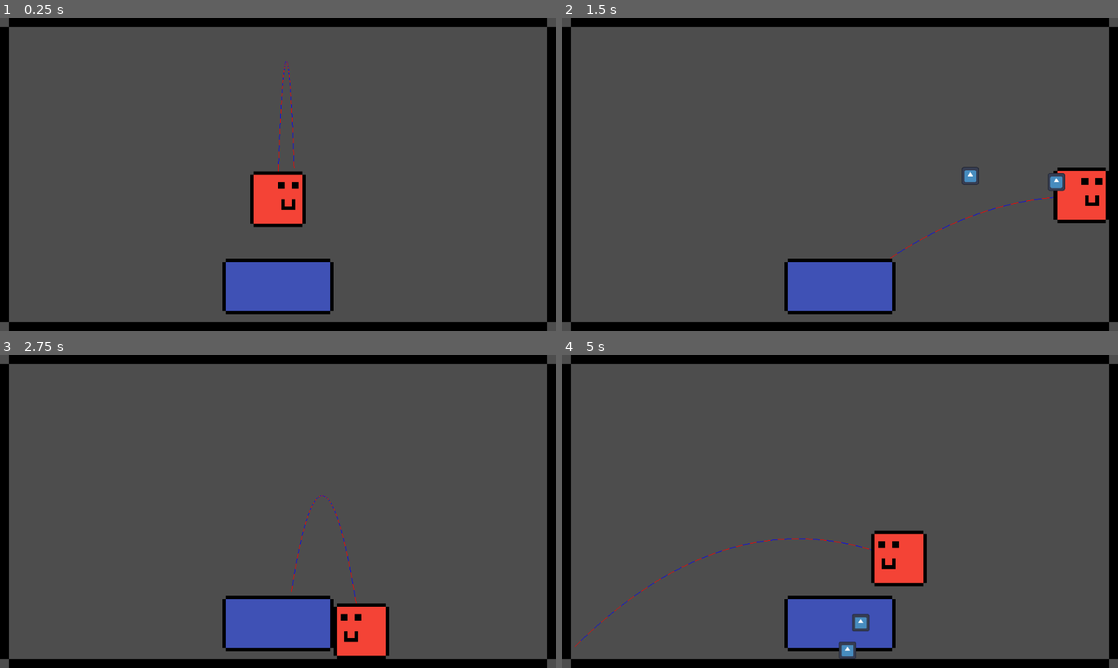
Above: before the commit, frames 1-4 (two rows, left to right).
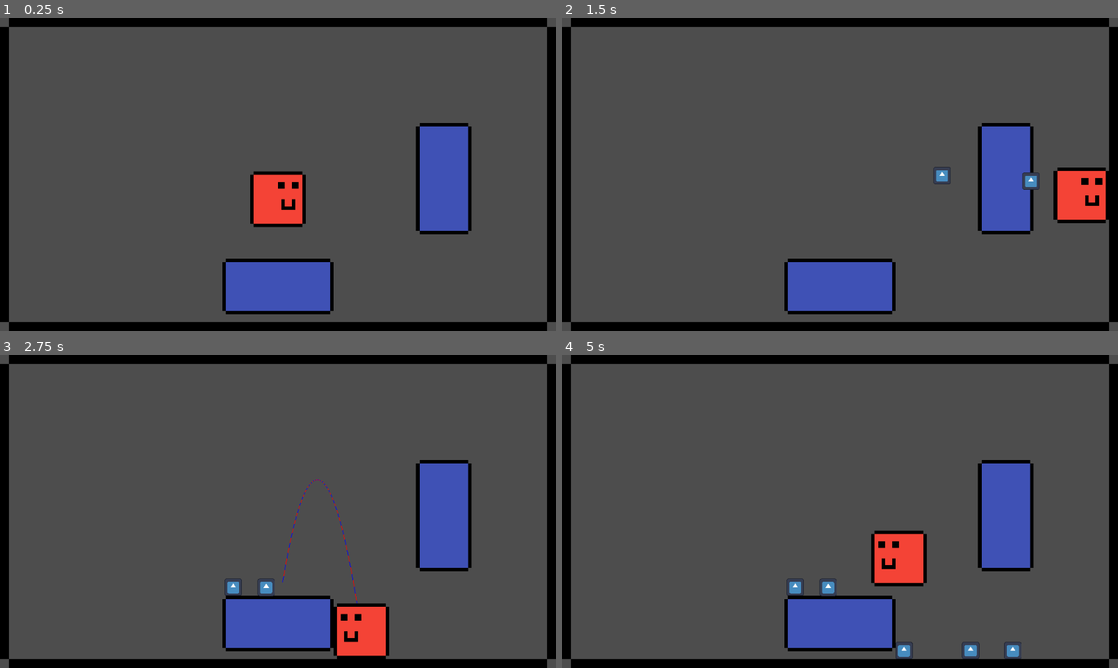
Above: after the commit, the same moments.

Repository: Curtis-McCartney/weekly-jam--2
Game: Godot game, scene res://Scenes/main.tscn
Same seed, same stepped clock (60 frames per second), same inputs: the game is played once before the commit and once after it. The engine's default icon, where the game draws it, is replaced by a stand-in: a white triangle on a blue panel in a dark square.
Inputs (mouse positions are in pixels of both pictures, inside the frame that each line leads up to):
- Up to frame 1 (0.25 s): no input
- Up to frame 2 (1.5 s): move the mouse to (962, 158) at 0.52 s; press the mouse at (962, 158) at 0.53 s; hold D (Move_Right) from 0.53 s (still down); tap Space (Jump) at 0.77 s; move the mouse to (728, 190) at 1.27 s; release the mouse at (728, 190) at 1.28 s; click (728, 190) at 1.35 s
- Up to frame 3 (2.75 s): tap Space (Jump) at 1.52 s; move the mouse to (333, 442) at 2.02 s; release D (Move_Right) at 2.03 s; press the mouse at (333, 442) at 2.03 s; hold A (Move_Left) from 2.03 s (still down)
- Up to frame 4 (5 s): move the mouse to (812, 574) at 2.77 s; release A (Move_Left) at 2.78 s; release the mouse at (812, 574) at 2.78 s; hold D (Move_Right) 2.78-4.28 s; click (812, 574) at 2.85 s; tap Space (Jump) at 3.02, 3.77, 4.52 s; move the mouse to (1006, 558) at 3.52 s; press the mouse at (1006, 558) at 3.53 s; tap Enter at 4.25 s; move the mouse to (673, 464) at 4.27 s; release the mouse at (673, 464) at 4.28 s; hold A (Move_Left) from 4.28 s (still down); click (673, 464) at 4.35 s

The runs differ from the first frame. In frame 1, 3.7% of the frame differs, in the area x 50-85%, y 13-70%; in frame 2, 4.0%; in frame 3, 4.0%; in frame 4, 4.6%, in the area x 2-85%, y 33-98%.

Commit message:
Add color-based collision logic for walls, player, and paint pots
Introduced enums for paint colors and added scripts to handle color-based collision layers and masks for platforms, paint pots, and the player. Updated scenes to use new scripts and properties, and adjusted paint pot spawner logic to support color assignment and trajectory visualization. Also updated project settings to name physics layers for colored walls.

Diff:
--- a/Scenes/double_platform.tscn
+++ b/Scenes/double_platform.tscn
@@ -1,6 +1,7 @@
-[gd_scene load_steps=7 format=3 uid="uid://e4p7ammoag8a"]
+[gd_scene load_steps=8 format=3 uid="uid://e4p7ammoag8a"]
 
 [ext_resource type="Texture2D" uid="uid://cw5mhf6njao06" path="res://Assets/double_platform_spritesheet.png" id="1_7cd1g"]
+[ext_resource type="Script" uid="uid://dw1voxlmilgk6" path="res://Scripts/double_platform.gd" id="1_akck2"]
 
 [sub_resource type="AtlasTexture" id="AtlasTexture_n5262"]
 atlas = ExtResource("1_7cd1g")
@@ -44,7 +45,14 @@
 [sub_resource type="RectangleShape2D" id="RectangleShape2D_mrs20"]
 size = Vector2(128, 64)
 
-[node name="Double_Platform" type="StaticBody2D"]
+[node name="Platform" type="RigidBody2D"]
+collision_layer = 0
+collision_mask = 0
+mass = 0.001
+gravity_scale = 0.0
+contact_monitor = true
+max_contacts_reported = 5
+script = ExtResource("1_akck2")
 
 [node name="AnimatedSprite2D" type="AnimatedSprite2D" parent="."]
 sprite_frames = SubResource("SpriteFrames_h2w5h")
@@ -52,3 +60,5 @@
 
 [node name="CollisionShape2D" type="CollisionShape2D" parent="."]
 shape = SubResource("RectangleShape2D_mrs20")
+
+[connection signal="body_entered" from="." to="." method="_on_body_entered"]
--- a/Scenes/main.tscn
+++ b/Scenes/main.tscn
@@ -11,8 +11,16 @@
 position_smoothing_enabled = true
 
 [node name="Player" parent="." instance=ExtResource("1_jjgbg")]
+collision_layer = 0
+currently_held_paint_can = 1
 
 [node name="World_Border" parent="." instance=ExtResource("2_8gbba")]
 
 [node name="Double_Platform" parent="." instance=ExtResource("3_jjvhh")]
 position = Vector2(0, 129)
+wall_colour = 2
+
+[node name="Double_Platform2" parent="." instance=ExtResource("3_jjvhh")]
+position = Vector2(191, 5)
+rotation = -1.57079
+wall_colour = 1
--- a/Scenes/paint_pot.tscn
+++ b/Scenes/paint_pot.tscn
@@ -5,10 +5,12 @@
 
 [sub_resource type="RectangleShape2D" id="RectangleShape2D_vhnaa"]
 
-[node name="Paint_Pot" type="RigidBody2D"]
+[node name="Paint_Pot" type="RigidBody2D" groups=["Paint_Pot"]]
 collision_layer = 0
 collision_mask = 0
 gravity_scale = 0.6
+contact_monitor = true
+max_contacts_reported = 5
 script = ExtResource("1_d6j7m")
 
 [node name="Paint_Pot_Sprite" type="Sprite2D" parent="."]
--- a/Scenes/player.tscn
+++ b/Scenes/player.tscn
@@ -51,10 +51,10 @@
 [node name="Player" type="CharacterBody2D" groups=["Player"]]
 script = ExtResource("1_cvnsp")
 
-[node name="Paint_Pot_Spawner" type="Node2D" parent="."]
-position = Vector2(-1, 1)
+[node name="Paint_Pot_Spawner" type="Node2D" parent="." node_paths=PackedStringArray("player")]
 script = ExtResource("2_fkybt")
-paint_can_speed = 450.0
+paint_can_speed = 475.0
+player = NodePath("..")
 
 [node name="Player_Animated_Sprite" type="AnimatedSprite2D" parent="."]
 unique_name_in_owner = true
--- /dev/null
+++ b/Scripts/double_platform.gd
@@ -0,0 +1,24 @@
+extends RigidBody2D
+
+@export var wall_colour: Enums.Paint_Colour
+
+# An all-purpose script for all type of wall
+func _ready() -> void:
+	#var MASK_BLACK_WALL := 1 << 0
+	var MASK_RED_WALL := 1 << 1
+	var MASK_BLUE_WALL := 1 << 2
+	var MASK_YELLOW_WALL := 1 << 3
+
+	match wall_colour:
+		Enums.Paint_Colour.RED:
+			#collision_mask = MASK_RED_WALL
+			collision_layer = MASK_RED_WALL
+		Enums.Paint_Colour.BLUE:
+			#collision_mask = MASK_BLUE_WALL
+			collision_layer = MASK_BLUE_WALL
+		Enums.Paint_Colour.YELLOW:
+			#collision_mask = MASK_YELLOW_WALL
+			collision_layer = MASK_YELLOW_WALL
+
+func _on_body_entered(body: Node) -> void:
+	print("Body entered")
--- /dev/null
+++ b/Scripts/enums.gd
@@ -0,0 +1,9 @@
+extends Node
+class_name Enums
+
+enum Paint_Colour {
+	NONE,
+	RED,
+	BLUE,
+	YELLOW
+}
--- a/Scripts/paint_pot.gd
+++ b/Scripts/paint_pot.gd
@@ -1,8 +1,21 @@
 extends RigidBody2D
 
-var thrown_direction: Vector2 = Vector2.ZERO
-var speed
+@export var paint_colour: Enums.Paint_Colour
 
+# An all-purpose script for all type of paint cans
 func _ready() -> void:
-	#linear_velocity = thrown_direction * speed
-	pass
+	var MASK_BLACK_WALL := 1 << 0
+	var MASK_RED_WALL := 1 << 1
+	var MASK_BLUE_WALL := 1 << 2
+	var MASK_YELLOW_WALL := 1 << 3
+
+	match paint_colour:
+		Enums.Paint_Colour.RED:
+			# Collides with everything except Red Wall
+			collision_mask = MASK_BLACK_WALL | MASK_BLUE_WALL | MASK_YELLOW_WALL
+		Enums.Paint_Colour.BLUE:
+			# Collides with everything except Blue Wall
+			collision_mask = MASK_BLACK_WALL | MASK_RED_WALL | MASK_YELLOW_WALL
+		Enums.Paint_Colour.YELLOW:
+			# Collides with everything except Yellow Wall
+			collision_mask = MASK_BLACK_WALL | MASK_RED_WALL | MASK_BLUE_WALL
--- a/Scripts/paint_pot_spawner.gd
+++ b/Scripts/paint_pot_spawner.gd
@@ -2,40 +2,50 @@
 
 @onready var paint_pot_scene: PackedScene = preload("res://Scenes/paint_pot.tscn")
 @export var paint_can_speed: float = 400.0
+@export var player: CharacterBody2D
 var pot_to_instantiate
 var pot_made: bool
+var show_trajectory := false
+var cached_trajectory_dir := Vector2.ZERO
 
 func _ready() -> void:
 	pot_made = false
 
 func _process(_delta: float) -> void:
-	queue_redraw()
 	if Input.is_action_pressed("Mouse_Click"):
+		show_trajectory = true
 		ready_paint_pot()
-	if Input.is_action_just_released("Mouse_Click"):
+		queue_redraw()
+	elif Input.is_action_just_released("Mouse_Click"):
+		show_trajectory = false
 		shoot_pot()
+		queue_redraw()  # Clear the line
+
 
 func ready_paint_pot():
 	if !pot_made:
 		pot_to_instantiate = paint_pot_scene.instantiate()
 		pot_made = true
-	pot_to_instantiate.linear_velocity = paint_can_speed * get_forward_direction()
+	cached_trajectory_dir = global_position.direction_to(get_global_mouse_position())
+	pot_to_instantiate.linear_velocity = paint_can_speed * cached_trajectory_dir
 	pot_to_instantiate.global_position = global_position
-	#pot_to_instantiate.thrown_direction = (get_global_mouse_position() - global_position).normalized()
+	pot_to_instantiate.paint_colour = player.currently_held_paint_can
+
 
 func shoot_pot():
-
 	get_tree().current_scene.add_child(pot_to_instantiate)
 	pot_made = false
 
 func _draw() -> void:
-	update_trajectory()
+	if show_trajectory:
+		update_trajectory()
+
 
 func get_forward_direction() -> Vector2:
 	return global_position.direction_to(get_global_mouse_position())
 
 func update_trajectory() -> void:
-	var velocity : Vector2 = paint_can_speed * get_forward_direction()
+	var velocity : Vector2 = paint_can_speed * cached_trajectory_dir
 	var line_start := global_position
 	var line_end: Vector2
 	var gravity: float = ProjectSettings.get_setting("physics/2d/default_gravity") * 0.6
--- a/Scripts/player.gd
+++ b/Scripts/player.gd
@@ -4,8 +4,12 @@
 @export var jump_velocity = -400.0
 @onready var animated_sprite: AnimatedSprite2D = %Player_Animated_Sprite
 
+@export var current_player_colour: Enums.Paint_Colour
+@export var currently_held_paint_can: Enums.Paint_Colour
+
 func _ready() -> void:
-	pass
+	currently_held_paint_can = Enums.Paint_Colour.RED
+	change_player_colour(Enums.Paint_Colour.RED)
 
 func _physics_process(delta: float) -> void:
 	# Add the gravity.
@@ -25,3 +29,22 @@
 		velocity.x = move_toward(velocity.x, 0, speed)
 
 	move_and_slide()
+
+func change_player_colour(colour_to_change_to) -> void:
+	current_player_colour = colour_to_change_to
+
+	var MASK_BLACK_WALL := 1 << 0
+	var MASK_RED := 1 << 1
+	var MASK_BLUE := 1 << 2
+	var MASK_YELLOW := 1 << 3
+
+	match current_player_colour:
+		Enums.Paint_Colour.RED:
+			collision_mask = MASK_BLUE | MASK_YELLOW | MASK_BLACK_WALL
+			collision_layer = MASK_BLUE | MASK_YELLOW | MASK_BLACK_WALL
+		Enums.Paint_Colour.BLUE:
+			collision_mask = MASK_RED | MASK_YELLOW | MASK_BLACK_WALL
+			collision_layer = MASK_RED | MASK_YELLOW | MASK_BLACK_WALL
+		Enums.Paint_Colour.YELLOW:
+			collision_mask = MASK_RED | MASK_BLUE | MASK_BLACK_WALL
+			collision_layer = MASK_RED | MASK_BLUE | MASK_BLACK_WALL
--- a/project.godot
+++ b/project.godot
@@ -26,6 +26,7 @@
 [global_group]
 
 Player=""
+Paint_Pot=""
 
 [input]
 
@@ -53,6 +54,13 @@
 ]
 }
 
+[layer_names]
+
+2d_physics/layer_1="Black_Walls"
+2d_physics/layer_2="Red_Walls"
+2d_physics/layer_3="Blue_Walls"
+2d_physics/layer_4="Yellow_Walls"
+
 [rendering]
 
 textures/canvas_textures/default_texture_filter=0
Not shown, added: Scripts/double_platform.gd.uid
Not shown, added: Scripts/enums.gd.uid
